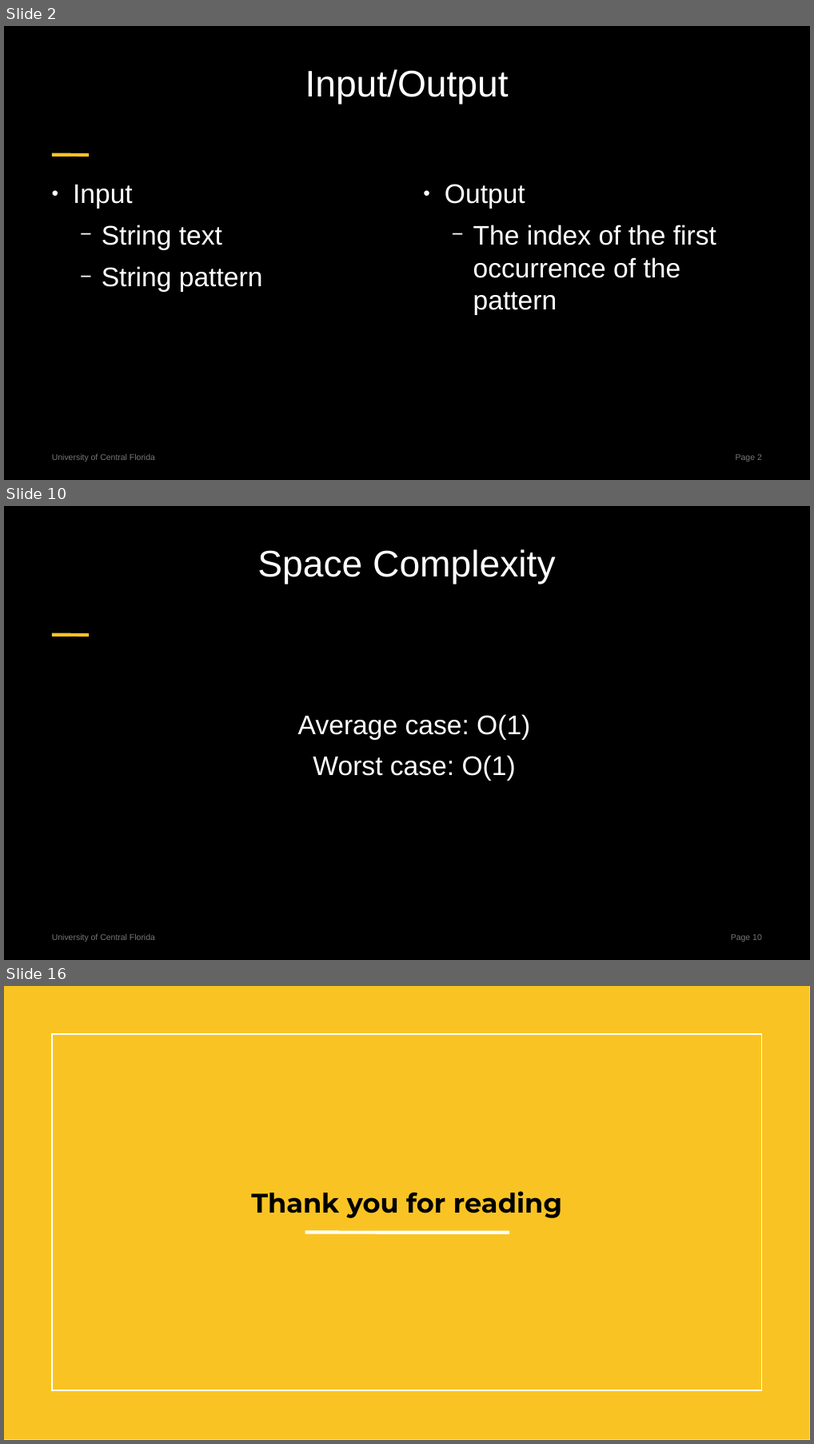
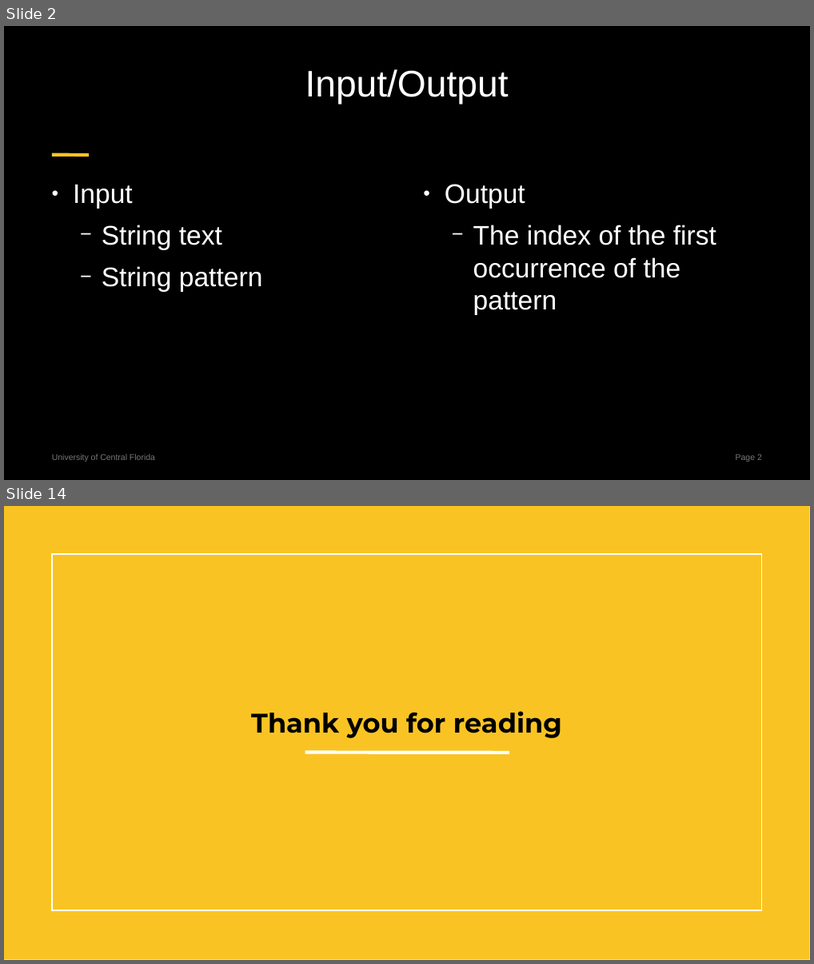
Before and after one commit to centuryhopper/Fall2022CourseContents, a slide deck: CAP6515/paper_presentation_files/rabin-karp-presentation.pptx. Shown one above the other, each under a label of ours: slides 2, 10 and 16 before the commit, slides 2 and 14 after it; the slides between them are not shown. The pictures are 814x1444 and 814x964 pixels, drawn with LibreOffice and Linux fonts; fonts in the diff are those of the drawing; background and template pictures are left out. Boxes give left, top, right and bottom in pixels: in the first picture for what was removed or moved away, otherwise in the second. Text is boxed around its words. In the diff, an @@ line names an element or a change of style, - is before the commit and + after.

```diff
--- a/CAP6515/paper_presentation_files/rabin-karp-presentation.pptx
+++ b/CAP6515/paper_presentation_files/rabin-karp-presentation.pptx
@@ slide 10 removed at (4, 506, 810, 960), background #000000; not listed: 3 template elements that a slide beside it also shows @@
@@ title removed at (258, 549, 555, 584) @@
-Space Complexity
@@ subtitle removed at (298, 714, 530, 780) @@
-Average case: O(1)
-Worst case: O(1)
@@ what was slide 16 is now slide 14 @@
```
Also in this commit, not shown: 12 slides changed, 1 other slide removed.
